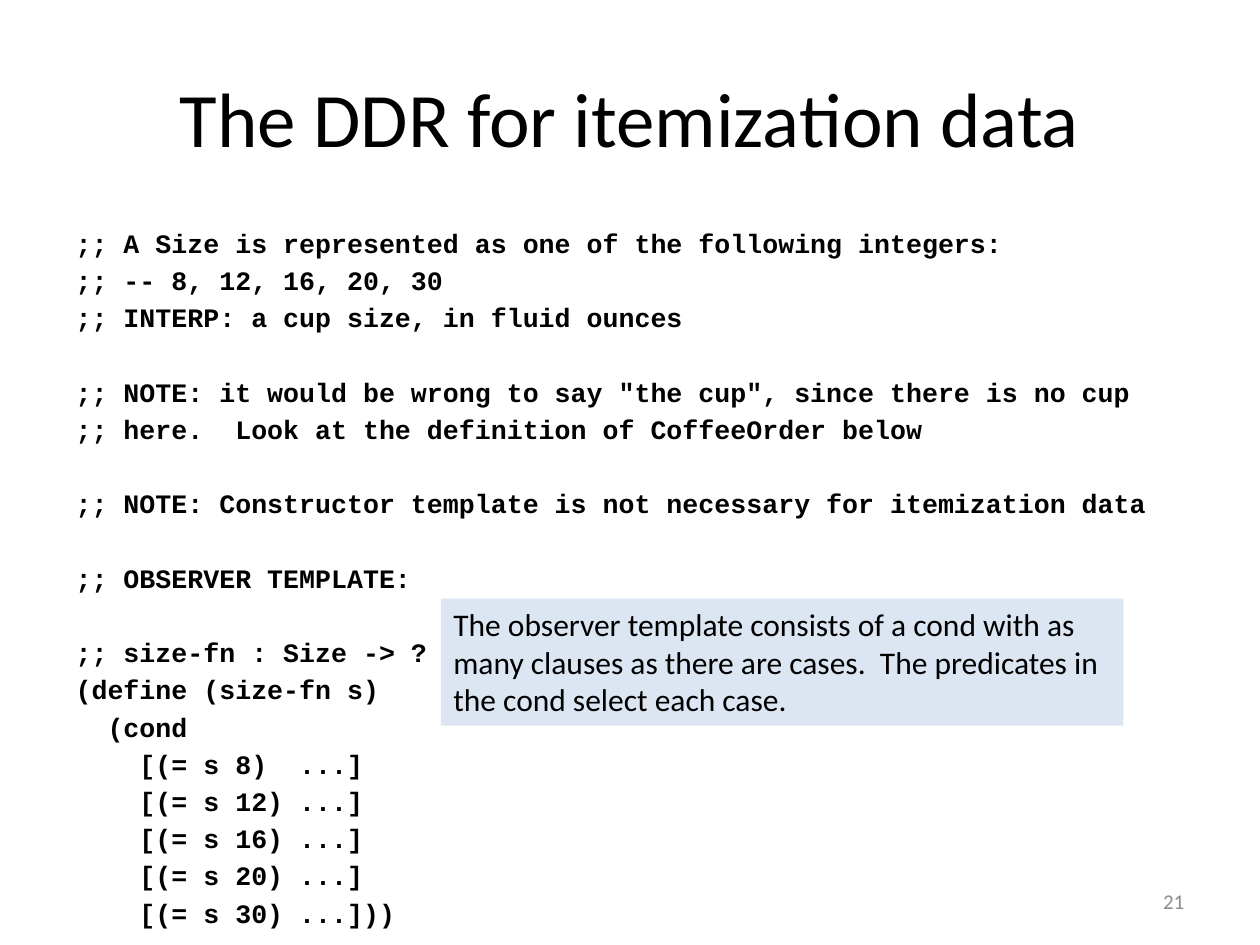
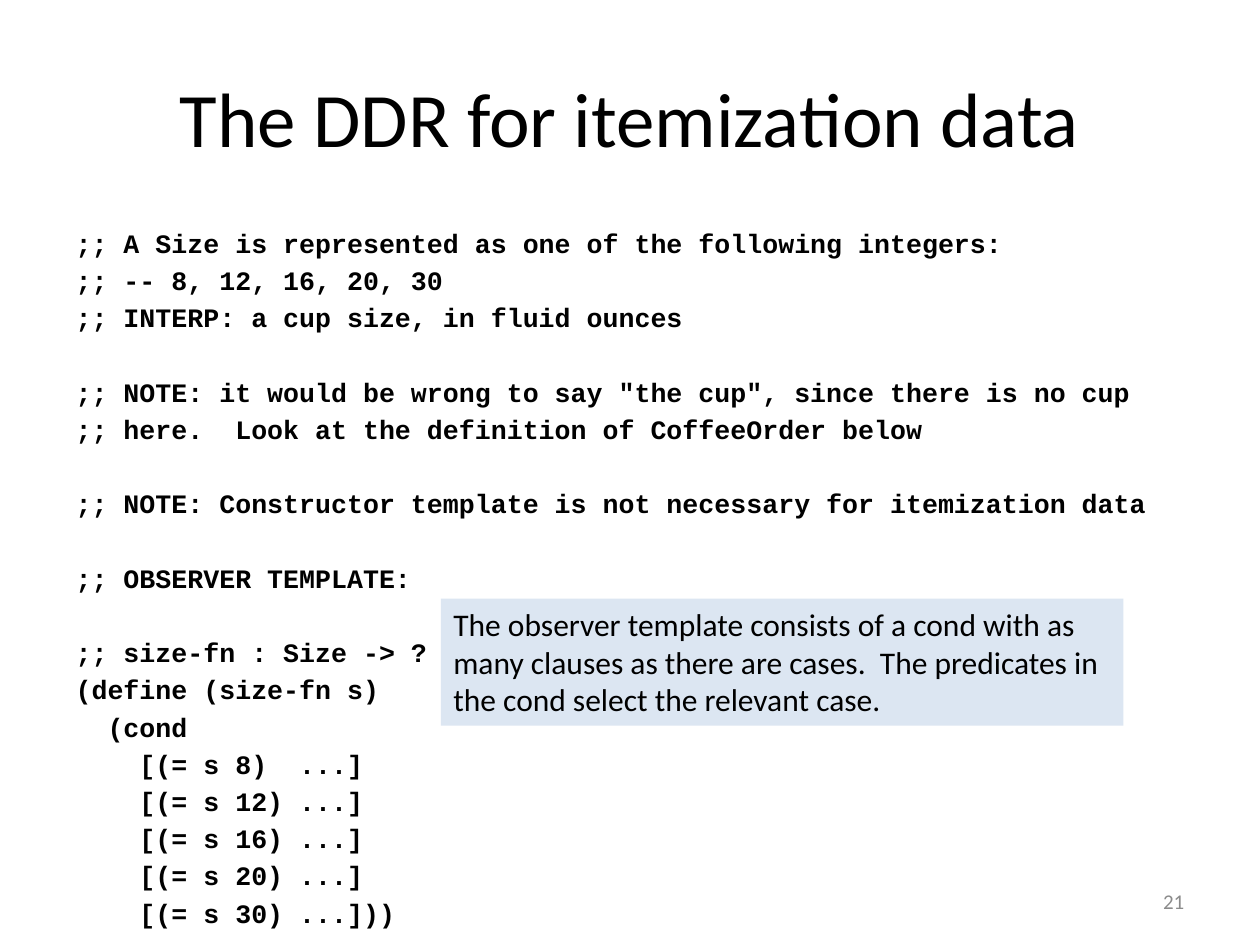
Before and after one commit to mwand/cs5010f17, a slide deck: slide 21 of Slides/Lesson 1.3 The Data Design Recipe.pptx. Drawn at 1260x945 pixels with LibreOffice and Linux fonts; fonts in the diff are those of the drawing. Boxes give left, top, right and bottom in pixels: in the first picture for what was removed or moved away, otherwise in the second. Text is boxed around its words. In the diff, an @@ line names an element or a change of style, - is before the commit and + after.

```diff
--- a/Slides/Lesson 1.3 The Data Design Recipe.pptx
+++ b/Slides/Lesson 1.3 The Data Design Recipe.pptx
@@ text in rectangle at (x1=453, y1=614, x2=1098, y2=712): text changed @@
-The observer template consists of a cond with as many clauses as there are cases. The predicates in the cond select each case.
+The observer template consists of a cond with as many clauses as there are cases. The predicates in the cond select the relevant case.
```
Also in this commit, not shown: 1 other slide changed, 2 other files.
